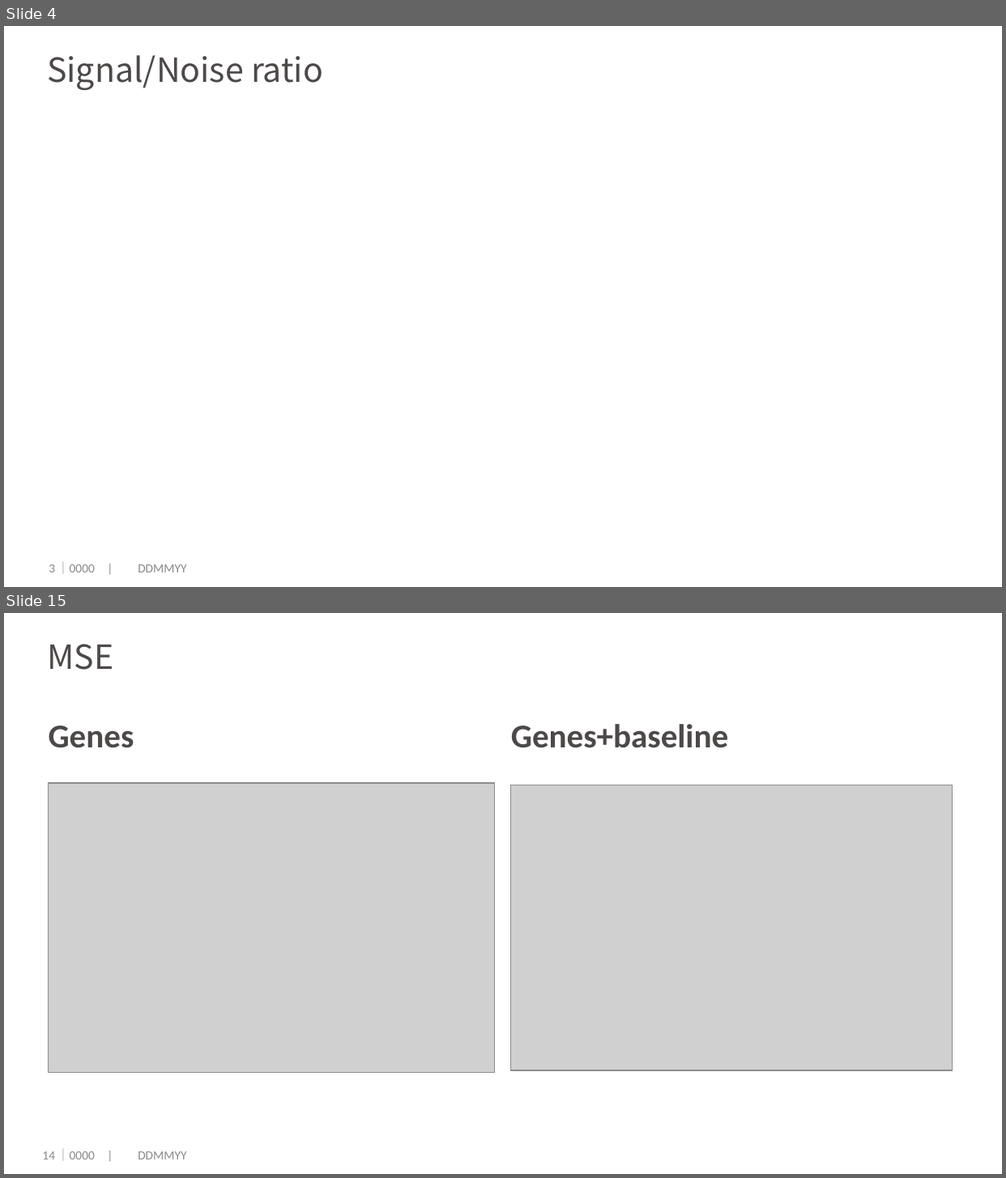
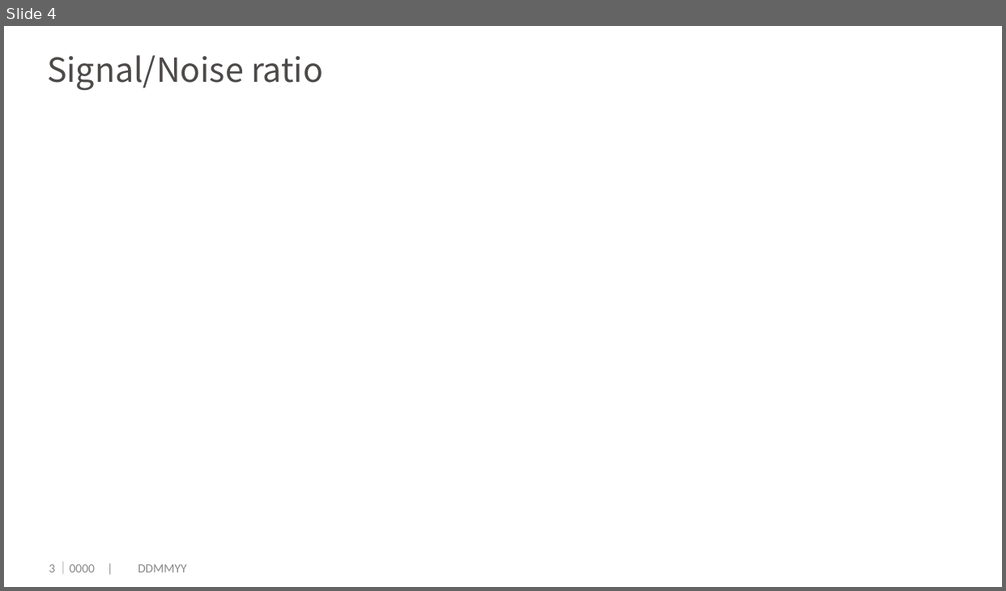
Before and after one commit to dengwx11/GroupLasso, a slide deck: manu & slides/814.pptx. Shown one above the other, each under a label of ours: slides 4 and 15 before the commit, slide 4 after it; the slides between them are not shown. The pictures are 1006x1178 and 1006x591 pixels, drawn with LibreOffice and Linux fonts; fonts in the diff are those of the drawing; grey boxes stand for pictures; background and template pictures are left out. Boxes give left, top, right and bottom in pixels: in the first picture for what was removed or moved away, otherwise in the second. Text is boxed around its words. In the diff, an @@ line names an element or a change of style, - is before the commit and + after.

```diff
--- a/manu & slides/814.pptx
+++ b/manu & slides/814.pptx
@@ slide 15 removed at box(4, 613, 1002, 1174), background #FFFFFF @@
@@ title removed at box(47, 644, 113, 670) @@
-MSE
@@ text removed at box(49, 726, 134, 748) @@
-Genes
@@ text removed at box(511, 724, 728, 748) @@
-Genes+baseline
@@ picture removed at box(48, 784, 495, 1073) @@
@@ picture removed at box(511, 785, 952, 1070) @@
@@ page number removed at box(42, 1152, 55, 1160) @@
-14
@@ text removed at box(57, 1149, 186, 1161) @@
-｜0000 | DDMMYY
```
Also in this commit, not shown: 4 slides changed, 13 slides added, 11 other slides removed, 9 other files.
